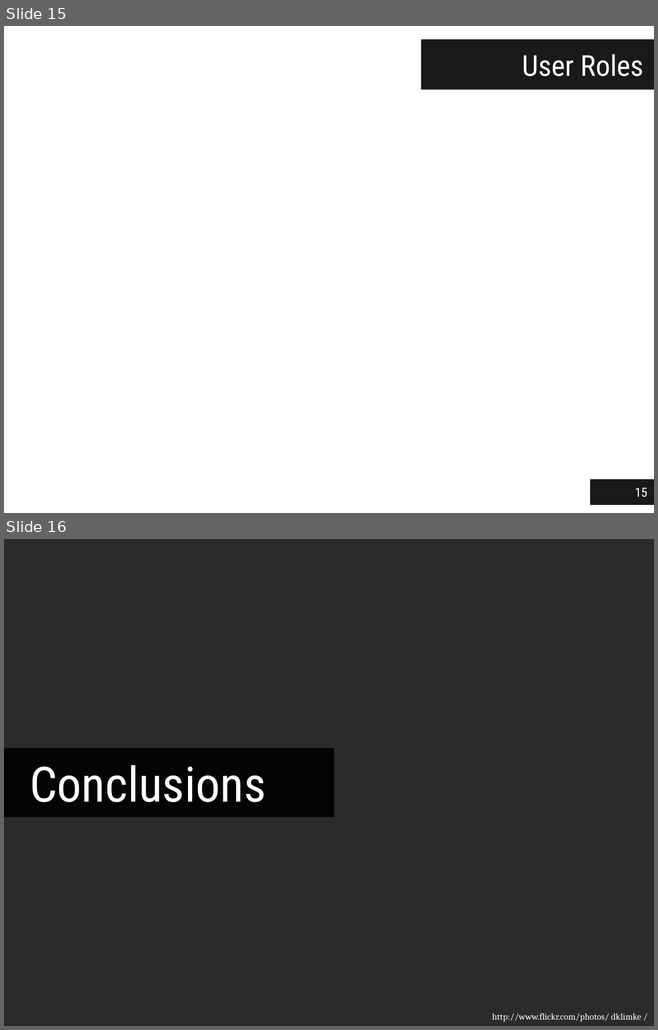
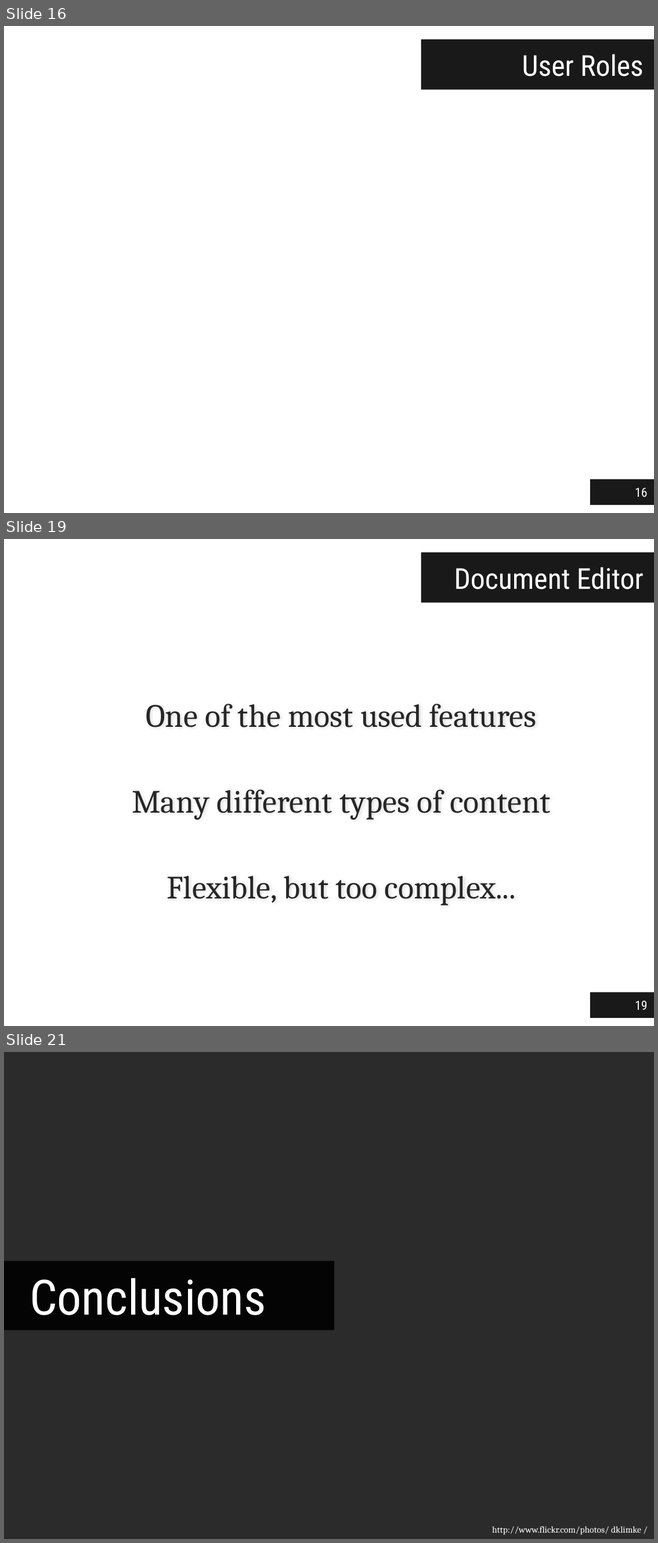
Before and after one commit to jgradim/thesis, a slide deck: presentations/jgradim-presentation.pptx. Shown one above the other, each under a label of ours: slides 15 and 16 before the commit, slides 16, 19 and 21 after it; the slides between them are not shown. The pictures are 658x1030 and 658x1543 pixels, drawn with LibreOffice and Linux fonts; fonts in the diff are those of the drawing; background and template pictures are left out; a plain dark background stands for a picture behind light text. Boxes give left, top, right and bottom in pixels: in the first picture for what was removed or moved away, otherwise in the second. Text is boxed around its words. In the diff, an @@ line names an element or a change of style, - is before the commit and + after.

```diff
--- a/presentations/jgradim-presentation.pptx
+++ b/presentations/jgradim-presentation.pptx
@@ slide 19 added at [4,539,654,1026], background #FFFFFF @@
@@ title added at [421,553,654,603], fill #000000 at 90% opacity, 32 pt, text #FFFFFF @@
+Document Editor
@@ text added at [132,704,550,906], 36 pt, text #262626 @@
+One of the most used features
+Many different types of content
+Flexible, but too complex...
@@ page number added at [590,993,654,1019], fill #000000 at 90% opacity, 14 pt, text #FFFFFF @@
+19
@@ what was slide 15 is now slide 16 @@
@@ page number at [634,488,647,498]: text changed @@
-15
+16
@@ what was slide 16 is now slide 21 @@
```
Also in this commit, not shown: 4 other slides added.
